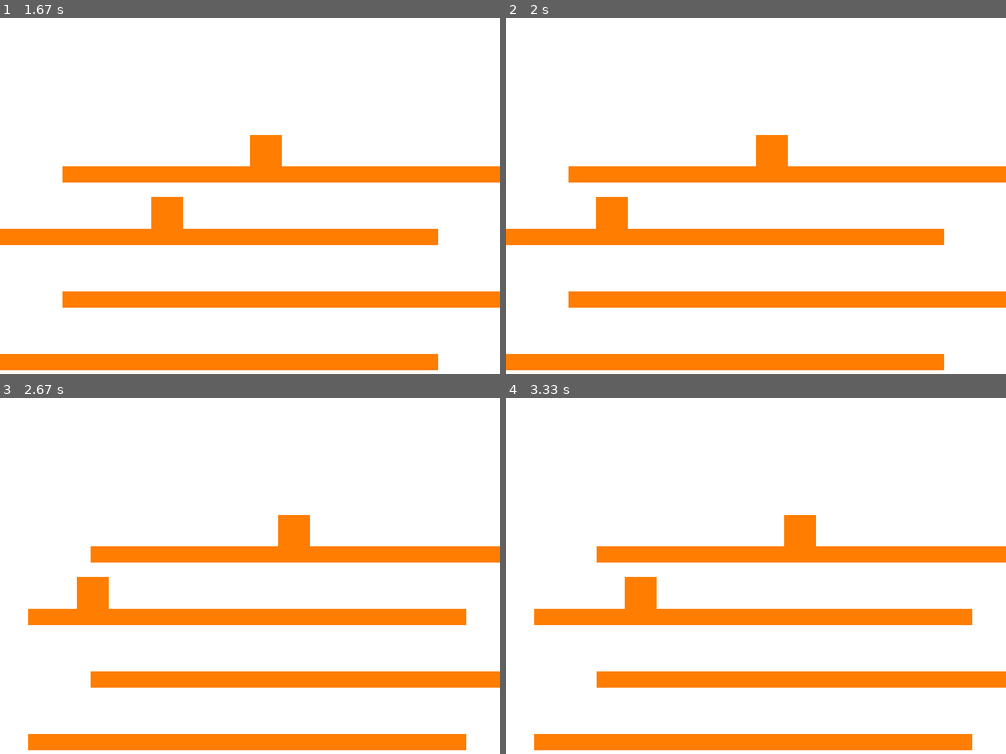
Above: before the commit, frames 1-4 (two rows, left to right).
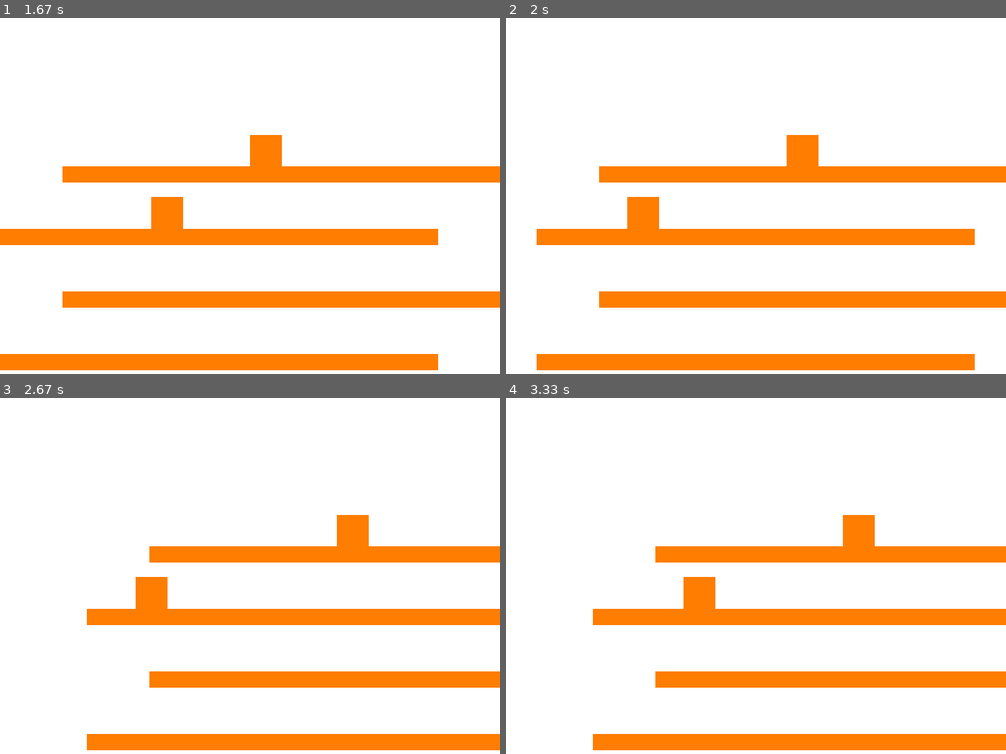
Above: after the commit, the same moments.

Repository: NeoZett-School/Python-Rectangle
Game: pygame game, started from scroll_test.py
Same seed, same stepped clock (60 frames per second), same inputs: the game is played once before the commit and once after it.
Inputs:
- Up to frame 1 (1.67 s): hold D 0.33-0.8 s; hold D 0.83-1.3 s; hold A from 1.33 s (still down)
- Up to frame 2 (2 s): release A at 1.87 s; hold A from 1.9 s (still down)
- Up to frame 3 (2.67 s): release A at 2.3 s; hold D from 2.33 s (still down)
- Up to frame 4 (3.33 s): release D at 2.97 s; hold A from 3 s (still down)

Frame 1 is identical in both runs. In frame 2, 3.9% of the frame differs, in the area x 0-94%, y 32-99%; in frame 3, 5.0%, in the area x 5-100%, y 32-99%; in frame 4, 5.0%.

Commit message:
I changed when it will scroll.

Diff:
--- a/scroll_test.py
+++ b/scroll_test.py
@@ -14,7 +14,7 @@
 ORANGE = Color(255, 125, 0)
 
 SCROLL_DIST = -1
-SCROLL_AT = 100
+SCROLL_AT = 200
 
 grid = rtngle_phys.Grid(cell_size=100, width=WIDTH, height=HEIGHT)
 
